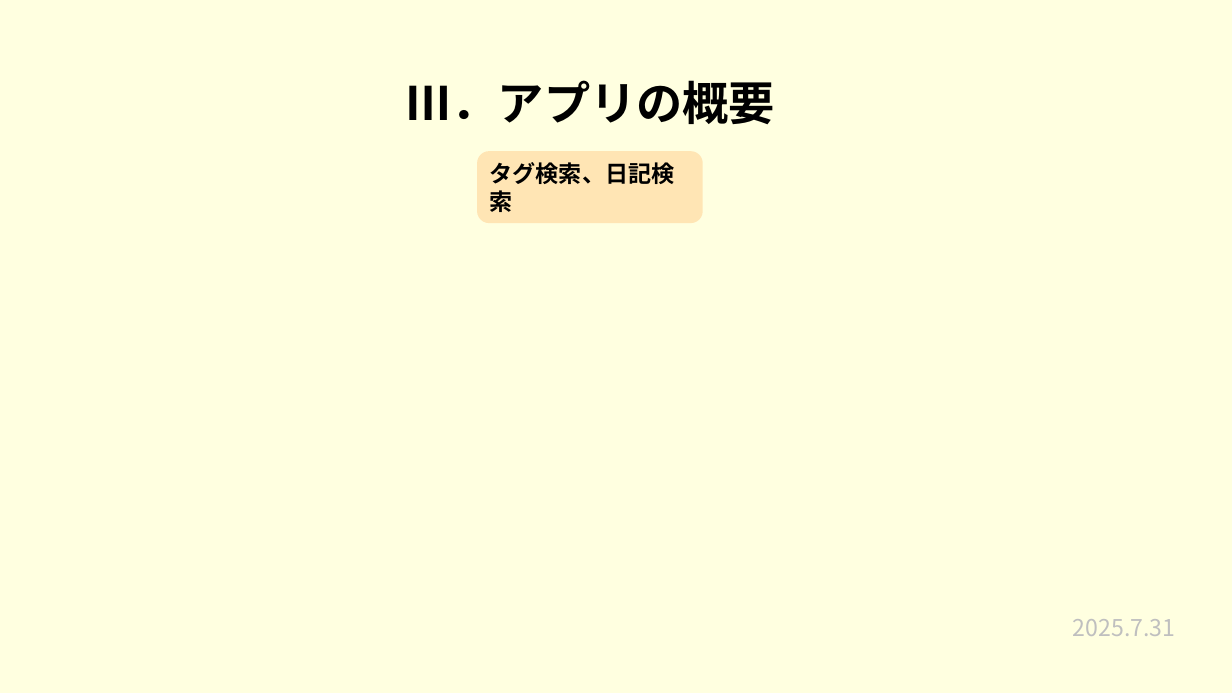
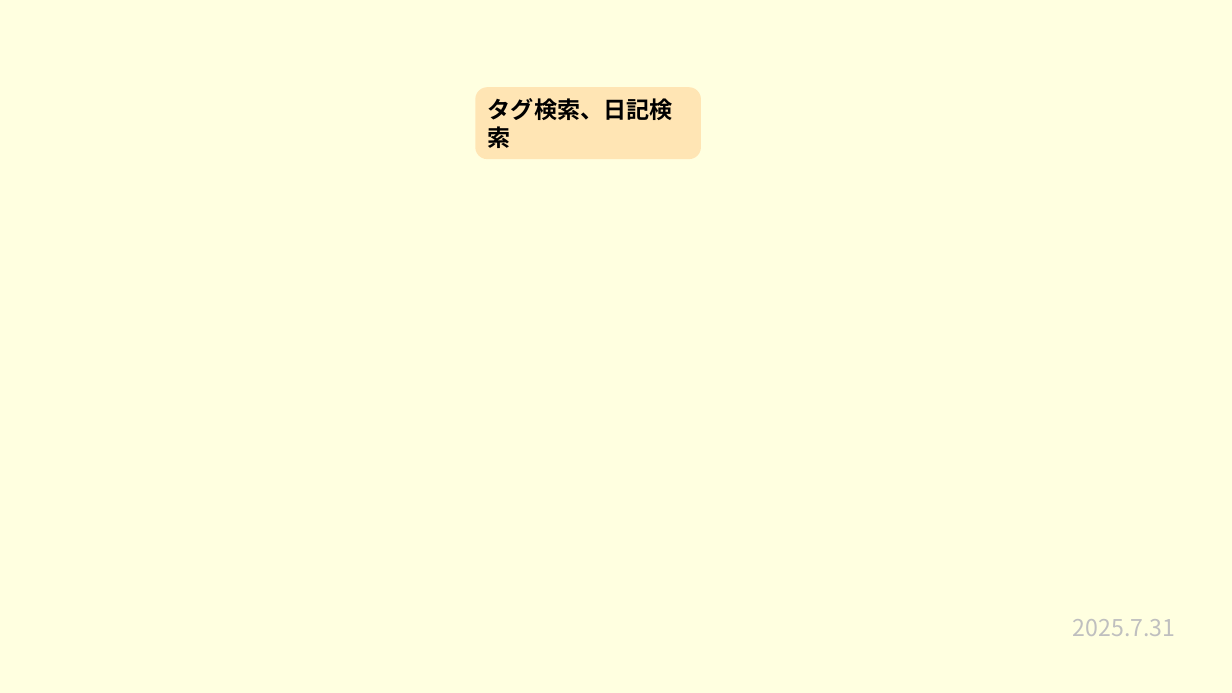
Before and after one commit to plusdojo2025/a2-7, a slide deck: slide 10 of 発表準備/7月成果発表会.pptx. Drawn at 1232x693 pixels with LibreOffice and Linux fonts; fonts in the diff are those of the drawing. Boxes give left, top, right and bottom in pixels: in the first picture for what was removed or moved away, otherwise in the second. Text is boxed around its words. In the diff, an @@ line names an element or a change of style, - is before the commit and + after.

```diff
--- a/発表準備/7月成果発表会.pptx
+++ b/発表準備/7月成果発表会.pptx
@@ title removed at <box>406,80,776,124</box> @@
-Ⅲ．アプリの概要
@@ rounded rectangle "タグ検索、日記検索": place and size @@
-rounded rectangle "タグ検索、日記検索" at <box>477,152,702,224</box>
+rounded rectangle "タグ検索、日記検索" at <box>475,87,701,159</box>
```
Also in this commit, not shown: 7 other slides changed.
